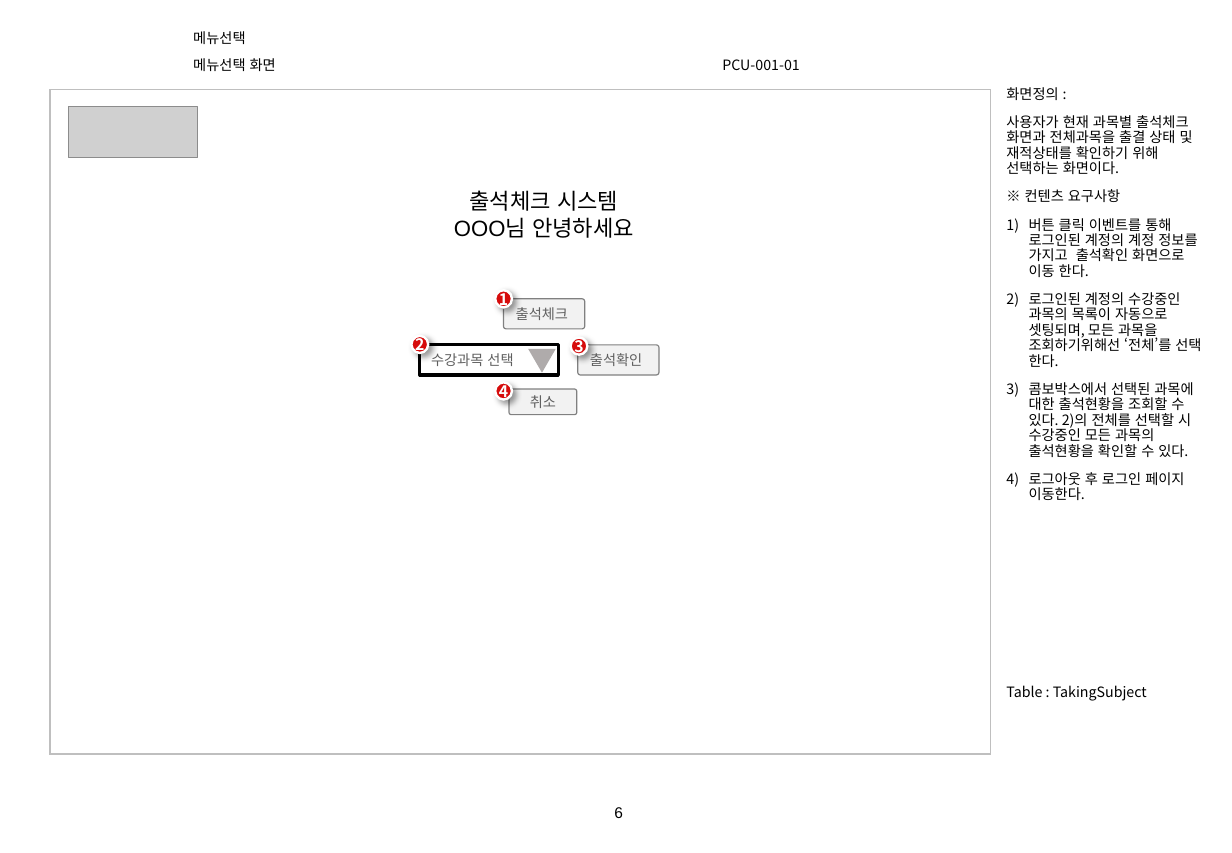
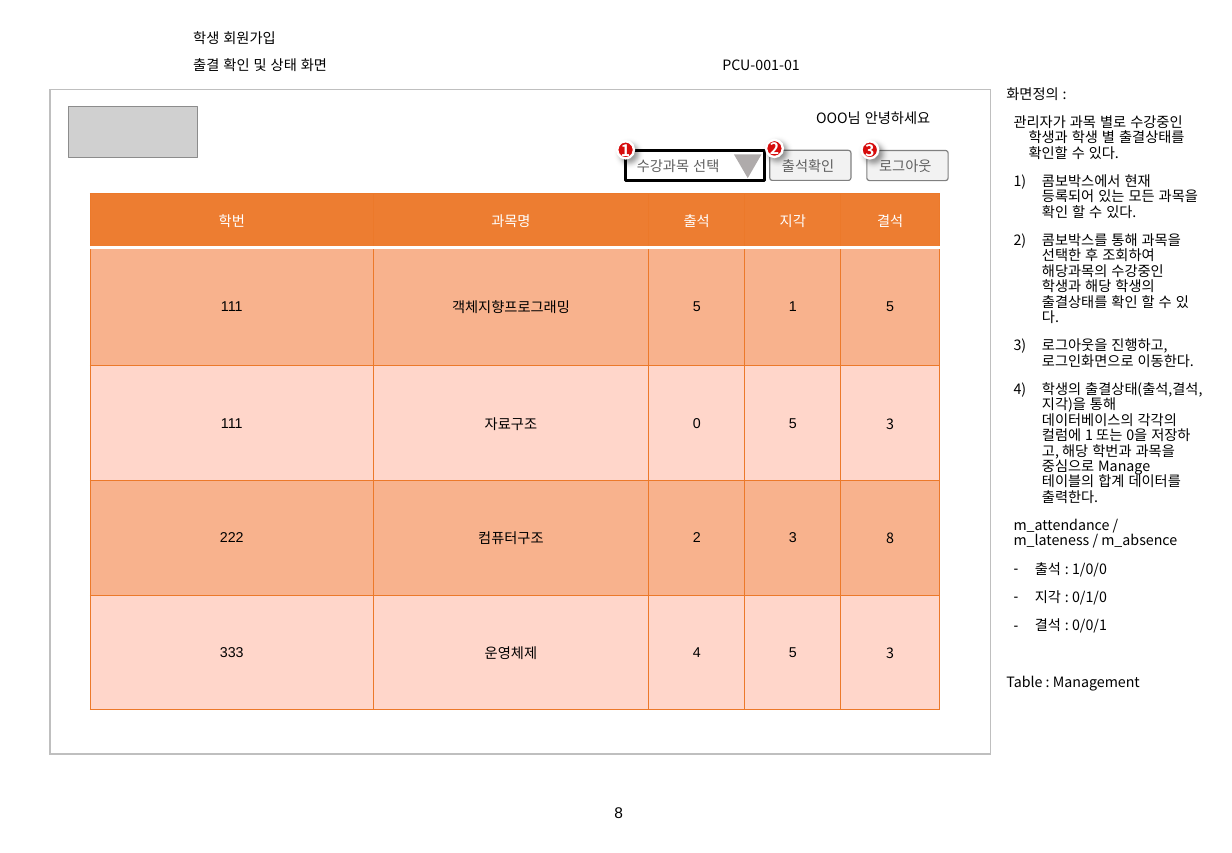
Before and after one commit to lgt9875/Idino-Project, a slide deck: slide 8 of 6.프로그램명세서(기능설명위주)_v1.0.pptx (slide 6 before the commit). Drawn at 1232x853 pixels with LibreOffice and Linux fonts; fonts in the diff are those of the drawing; grey boxes stand for pictures; background and template pictures are left out. Boxes give left, top, right and bottom in pixels: in the first picture for what was removed or moved away, otherwise in the second. Text is boxed around its words. In the diff, an @@ line names an element or a change of style, - is before the commit and + after.

```diff
--- a/6.프로그램명세서(기능설명위주)_v1.0.pptx
+++ b/6.프로그램명세서(기능설명위주)_v1.0.pptx
@@ text at [193, 58, 327, 71]: text changed @@
-메뉴선택 화면
+출결 확인 및 상태 화면
@@ text at [193, 31, 275, 44]: text changed @@
-메뉴선택
+학생 회원가입
@@ text "OOO님 안녕하세요": place and size @@
-text "OOO님 안녕하세요" at [454, 190, 634, 238]
+text "OOO님 안녕하세요" at [816, 111, 930, 124]
@@ text "OOO님 안녕하세요" at [816, 111, 930, 124]: size 14 to 9 pt, font Arial to Noto Sans CJK KR; alignment centre to left @@
@@ text at [1006, 115, 1202, 691]: text changed @@
-사용자가 현재 과목별 출석체크 화면과 전체과목을 출결 상태 및 재적상태를 확인하기 위해 선택하는 화면이다.
-※ 컨텐츠 요구사항
-1) 버튼 클릭 이벤트를 통해 로그인된 계정의 계정 정보를 가지고 출석확인 화면으로 이동 한다.
-2) 로그인된 계정의 수강중인 과목의 목록이 자동으로 셋팅되며, 모든 과목을 조회하기위해선 ‘전체’를 선택 한다.
-3) 콤보박스에서 선택된 과목에 대한 출석현황을 조회할 수 있다. 2)의 전체를 선택할 시 수강중인 모든 과목의 출석현황을 확인할 수 있다.
-4) 로그아웃 후 로그인 페이지 이동한다.
-Table : TakingSubject
+관리자가 과목 별로 수강중인 학생과 학생 별 출결상태를 확인할 수 있다.
+1) 콤보박스에서 현재 등록되어 있는 모든 과목을 확인 할 수 있다.
+2) 콤보박스를 통해 과목을 선택한 후 조회하여 해당과목의 수강중인 학생과 해당 학생의 출결상태를 확인 할 수 있다.
+3) 로그아웃을 진행하고, 로그인화면으로 이동한다.
+4) 학생의 출결상태(출석,결석,지각)을 통해 데이터베이스의 각각의 컬럼에 1 또는 0을 저장하고, 해당 학번과 과목을 중심으로 Manage 테이블의 합계 데이터를 출력한다.
+m_attendance / m_lateness / m_absence
+– 출석 : 1/0/0
+– 지각 : 0/1/0
+– 결석 : 0/0/1
+Table : Management
@@ ellipse "1": place and size @@
-ellipse "1" at [495, 290, 512, 307]
+ellipse "1" at [618, 141, 635, 158]
@@ ellipse "2": place and size @@
-ellipse "2" at [412, 336, 429, 353]
+ellipse "2" at [767, 140, 784, 157]
@@ ellipse "3": place and size @@
-ellipse "3" at [571, 338, 588, 355]
+ellipse "3" at [862, 141, 879, 158]
@@ rectangle "수강과목 선택": place and size @@
-rectangle "수강과목 선택" at [420, 345, 559, 374]
+rectangle "수강과목 선택" at [626, 150, 764, 180]
@@ triangle: place and size @@
-triangle at [528, 349, 555, 373]
+triangle at [734, 155, 761, 179]
@@ rounded rectangle "출석확인": place and size @@
-rounded rectangle "출석확인" at [578, 345, 659, 374]
+rounded rectangle "출석확인" at [770, 150, 851, 180]
@@ rounded rectangle added at [867, 150, 948, 180], fill #F2F2F2, outline #808080 0.75 pt, 9 pt, text #5F5F5F @@
+로그아웃
@@ table added at [91, 193, 942, 710], 5 rows, 5 columns @@
+학번 | 과목명 | 출석 | 지각 | 결석
+111 | 객체지향프로그래밍 | 5 | 1 | 5
+111 | 자료구조 | 0 | 5 | 3
+222 | 컴퓨터구조 | 2 | 3 | 8
+333 | 운영체제 | 4 | 5 | 3
@@ text at [470, 190, 618, 211]: paragraph removed @@
-출석체크 시스템
@@ rounded rectangle removed at [504, 299, 585, 329] @@
-출석체크
@@ ellipse removed at [495, 382, 512, 399] @@
-4
@@ rounded rectangle removed at [510, 389, 578, 415] @@
-취소
@@ page number at [614, 807, 623, 818]: text changed @@
-6
+8
```
Also in this commit, not shown: 4 other slides changed, 4 other files.
